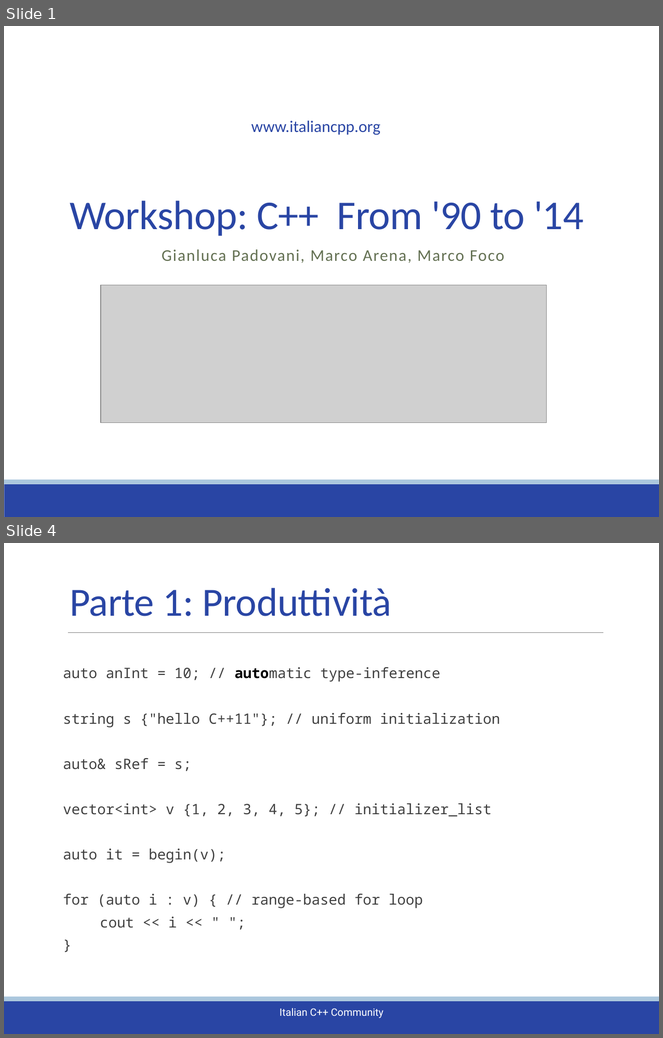
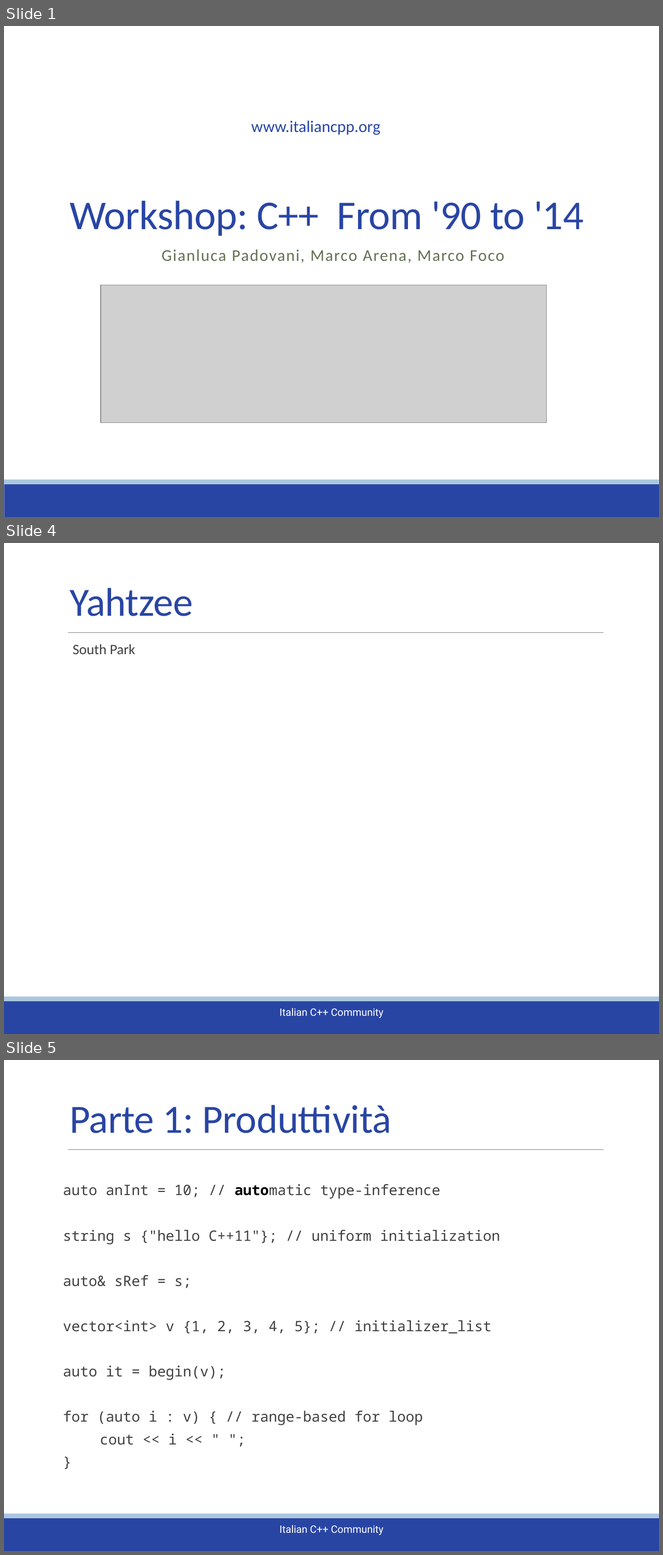
Before and after one commit to italiancpp/yahtzee-cpp, a slide deck: RefactoringCpp.pptx. Shown one above the other, each under a label of ours: slides 1 and 4 before the commit, slides 1, 4 and 5 after it; the slides between them are not shown. The pictures are 663x1038 and 663x1555 pixels, drawn with LibreOffice and Linux fonts; fonts in the diff are those of the drawing; grey boxes stand for pictures; background and template pictures are left out. Boxes give left, top, right and bottom in pixels: in the first picture for what was removed or moved away, otherwise in the second. Text is boxed around its words. In the diff, an @@ line names an element or a change of style, - is before the commit and + after.

```diff
--- a/RefactoringCpp.pptx
+++ b/RefactoringCpp.pptx
@@ slide 4 added at bbox=[4, 543, 659, 1034], background #FFFFFF; not listed: 4 template elements that a slide beside it also shows @@
@@ title added at bbox=[70, 588, 193, 616], 44 pt, text #2945A4 @@
+Yahtzee
@@ text added at bbox=[73, 644, 136, 654], 15.8 pt, text #404040 @@
+  South Park
@@ what was slide 4 is now slide 5 @@
```
Also in this commit, not shown: 2 slides changed, 2 other slides added, 1 slide removed, 1 other file.
